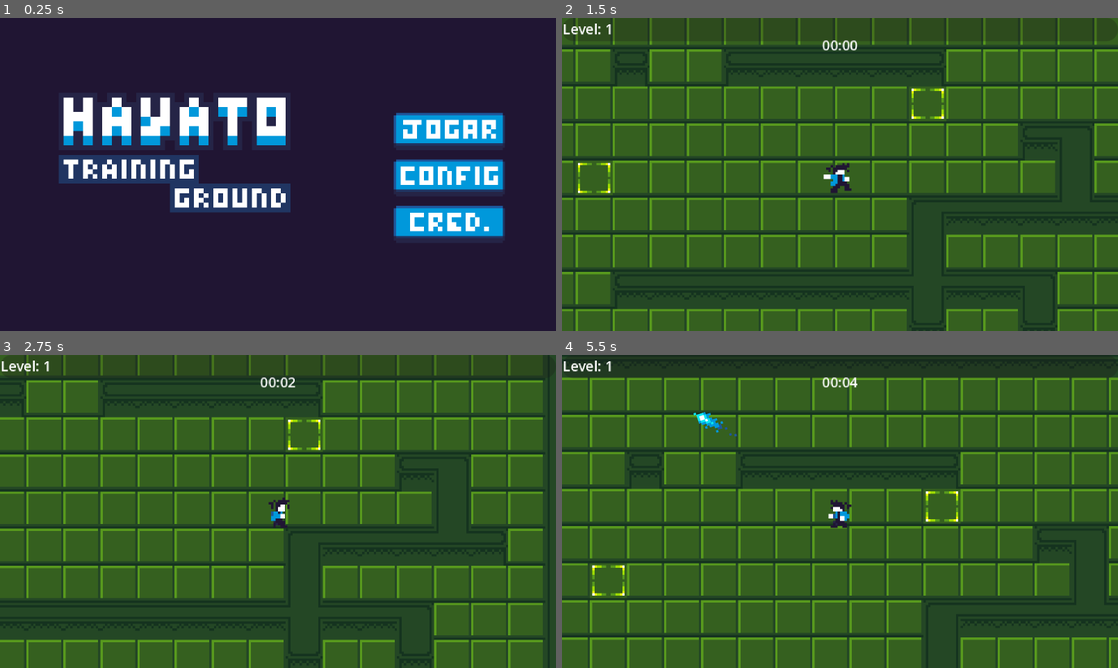
Above: before the commit, frames 1-4 (two rows, left to right).
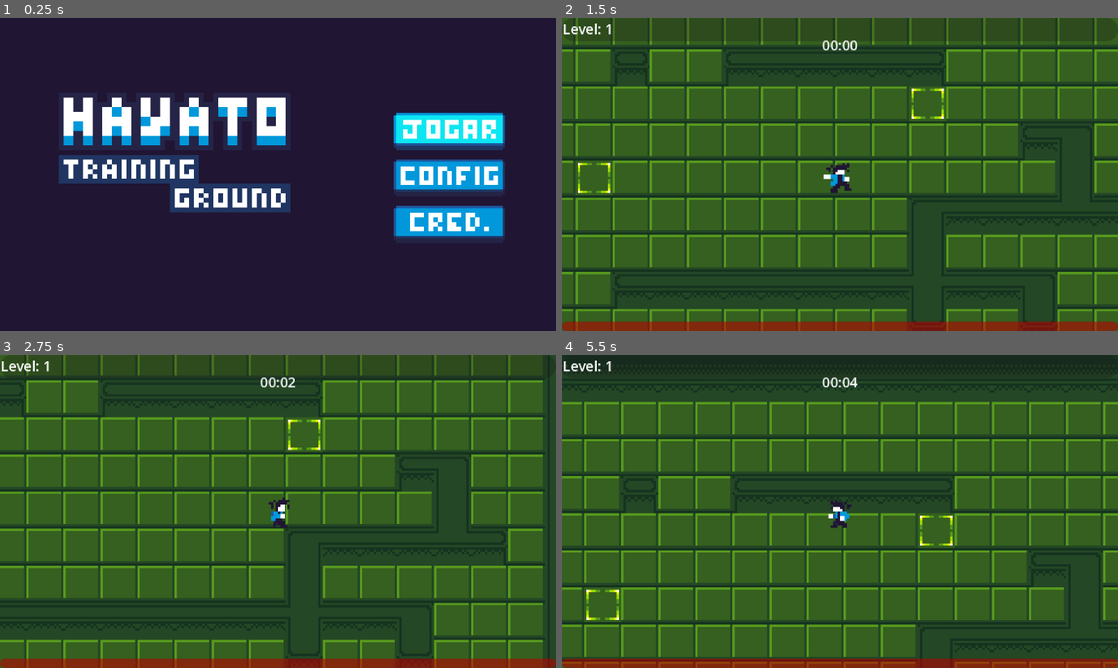
Above: after the commit, the same moments.

Repository: KleytonL/ProjetoExtensao
Game: Godot game, scene res://scenes/menus/main_menu.tscn
Same seed, same stepped clock (60 frames per second), same inputs: the game is played once before the commit and once after it. Sound files missing from this copy of the repository are replaced by a short silence.
Inputs (mouse positions are in pixels of both pictures, inside the frame that each line leads up to):
- Up to frame 1 (0.25 s): no input
- Up to frame 2 (1.5 s): click (1012, 130) at 0.5 s; hold Right (ui_right) from 1.28 s (still down); tap C (attackBtn) at 1.35 s
- Up to frame 3 (2.75 s): tap X (dashBtn) at 1.55, 2.1 s; release Right (ui_right) at 2.03 s; hold Down (ui_down) from 2.03 s (still down); tap C (attackBtn) at 2.3 s
- Up to frame 4 (5.5 s): release Down (ui_down) at 2.78 s; hold Right (ui_right) 2.78-3.53 s; tap C (attackBtn) at 2.85, 3.8, 4.35, 5.3 s; tap X (dashBtn) at 3.05, 3.6, 4.55, 5.1 s; hold Up (ui_up) 3.53-4.28 s; hold Left (ui_left) from 4.28 s (still down)

The runs differ from the first frame. In frame 1, 1.9% of the frame differs, in the area x 70-91%, y 30-43%; in frame 2, 3.1%; in frame 3, 3.1%; in frame 4, 52%, in the area x 0-100%, y 7-100%.

Commit message:
Add. UpgradeDB

Diff:
--- a/project.godot
+++ b/project.godot
@@ -19,6 +19,10 @@
 config/features=PackedStringArray("4.6", "GL Compatibility")
 config/icon="res://icon.svg"
 
+[autoload]
+
+UpgradeDatabase="*uid://b7p0akh1qctg8"
+
 [display]
 
 window/size/viewport_width=240
@@ -38,20 +42,32 @@
 
 [input]
 
+ui_accept={
+"deadzone": 0.5,
+"events": [Object(InputEventKey,"resource_local_to_scene":false,"resource_name":"","device":0,"window_id":0,"alt_pressed":false,"shift_pressed":false,"ctrl_pressed":false,"meta_pressed":false,"pressed":false,"keycode":4194309,"physical_keycode":0,"key_label":0,"unicode":0,"location":0,"echo":false,"script":null)
+, Object(InputEventKey,"resource_local_to_scene":false,"resource_name":"","device":0,"window_id":0,"alt_pressed":false,"shift_pressed":false,"ctrl_pressed":false,"meta_pressed":false,"pressed":false,"keycode":4194310,"physical_keycode":0,"key_label":0,"unicode":0,"location":0,"echo":false,"script":null)
+, Object(InputEventKey,"resource_local_to_scene":false,"resource_name":"","device":0,"window_id":0,"alt_pressed":false,"shift_pressed":false,"ctrl_pressed":false,"meta_pressed":false,"pressed":false,"keycode":32,"physical_keycode":0,"key_label":0,"unicode":32,"location":0,"echo":false,"script":null)
+, Object(InputEventJoypadButton,"resource_local_to_scene":false,"resource_name":"","device":-1,"button_index":0,"pressure":0.0,"pressed":true,"script":null)
+]
+}
 attackBtn={
 "deadzone": 0.2,
 "events": [Object(InputEventKey,"resource_local_to_scene":false,"resource_name":"","device":-1,"window_id":0,"alt_press …(191 unchanged characters)…
 , Object(InputEventJoypadButton,"resource_local_to_scene":false,"resource_name":"","device":-1,"button_index":2,"pressure":0.0,"pressed":true,"script":null)
+, Object(InputEventJoypadButton,"resource_local_to_scene":false,"resource_name":"","device":-1,"button_index":3,"pressure":0.0,"pressed":true,"script":null)
 ]
 }
 dashBtn={
 "deadzone": 0.2,
 "events": [Object(InputEventKey,"resource_local_to_scene":false,"resource_name":"","device":-1,"window_id":0,"alt_press …(192 unchanged characters)…
+, Object(InputEventJoypadButton,"resource_local_to_scene":false,"resource_name":"","device":-1,"button_index":0,"pressure":0.0,"pressed":true,"script":null)
+, Object(InputEventJoypadButton,"resource_local_to_scene":false,"resource_name":"","device":-1,"button_index":1,"pressure":0.0,"pressed":true,"script":null)
 ]
 }
 pauseBtn={
 "deadzone": 0.2,
 "events": [Object(InputEventKey,"resource_local_to_scene":false,"resource_name":"","device":-1,"window_id":0,"alt_press …(195 unchanged characters)…
+, Object(InputEventJoypadButton,"resource_local_to_scene":false,"resource_name":"","device":-1,"button_index":6,"pressure":0.0,"pressed":true,"script":null)
 ]
 }
 
--- a/scenes/character/player.tscn
+++ b/scenes/character/player.tscn
@@ -580,7 +580,7 @@
 parameters/run_anim/TimeScale/scale = 1.2000000000000028
 
 [node name="AttackResetTimer" type="Timer" parent="." unique_id=704023711]
-wait_time = 1.2
+wait_time = 0.75
 
 [node name="AttackLeapTimer" type="Timer" parent="." unique_id=230725599]
 wait_time = 0.125
@@ -604,7 +604,7 @@
 offset_right = 240.0
 offset_bottom = 135.0
 
-[node name="TimerLabel" type="Label" parent="CanvasLayer/Control" unique_id=855311992]
+[node name="lbl_timer" type="Label" parent="CanvasLayer/Control" unique_id=855311992]
 unique_name_in_owner = true
 layout_mode = 1
 anchors_preset = 5
@@ -619,6 +619,19 @@
 horizontal_alignment = 1
 vertical_alignment = 1
 
+[node name="HealthBar" type="ProgressBar" parent="CanvasLayer/Control" unique_id=1978236397]
+unique_name_in_owner = true
+modulate = Color(1, 0, 0, 1)
+layout_mode = 1
+anchors_preset = 12
+anchor_top = 1.0
+anchor_right = 1.0
+anchor_bottom = 1.0
+offset_top = -4.0
+grow_horizontal = 2
+grow_vertical = 0
+show_percentage = false
+
 [node name="ExpBar" type="ProgressBar" parent="CanvasLayer/Control" unique_id=383323475]
 unique_name_in_owner = true
 layout_mode = 0
@@ -626,7 +639,7 @@
 offset_bottom = 10.0
 show_percentage = false
 
-[node name="LevelLabel" type="Label" parent="CanvasLayer/Control/ExpBar" unique_id=1706011688]
+[node name="lbl_level" type="Label" parent="CanvasLayer/Control/ExpBar" unique_id=1706011688]
 unique_name_in_owner = true
 layout_mode = 0
 offset_right = 100.0
@@ -652,7 +665,7 @@
 grow_horizontal = 2
 grow_vertical = 2
 
-[node name="LevelUpLabel" type="Label" parent="CanvasLayer/Control/LevelPanel" unique_id=109070831]
+[node name="lbl_levelup" type="Label" parent="CanvasLayer/Control/LevelPanel" unique_id=109070831]
 layout_mode = 1
 anchors_preset = 5
 anchor_left = 0.5
--- a/scenes/menus/deathscreen.tscn
+++ b/scenes/menus/deathscreen.tscn
@@ -46,7 +46,7 @@
 anchor_bottom = 1.0
 grow_horizontal = 2
 grow_vertical = 2
-color = Color(1, 0, 0, 0.78431374)
+color = Color(1, 0, 0, 0.47058824)
 
 [node name="PanelContainer" type="PanelContainer" parent="." unique_id=1419294847]
 layout_mode = 1
--- a/scenes/menus/main_menu.tscn
+++ b/scenes/menus/main_menu.tscn
@@ -11,6 +11,10 @@
 [sub_resource type="AtlasTexture" id="AtlasTexture_flqon"]
 atlas = ExtResource("3_wu84c")
 region = Rect2(96, 0, 48, 16)
+
+[sub_resource type="AtlasTexture" id="AtlasTexture_2o76q"]
+atlas = ExtResource("3_wu84c")
+region = Rect2(48, 0, 48, 16)
 
 [sub_resource type="AtlasTexture" id="AtlasTexture_lgwnu"]
 atlas = ExtResource("3_wu84c")
@@ -28,6 +32,10 @@
 atlas = ExtResource("3_wu84c")
 region = Rect2(48, 16, 48, 16)
 
+[sub_resource type="AtlasTexture" id="AtlasTexture_6bivr"]
+atlas = ExtResource("3_wu84c")
+region = Rect2(48, 16, 48, 16)
+
 [sub_resource type="AtlasTexture" id="AtlasTexture_bqqt6"]
 atlas = ExtResource("3_wu84c")
 region = Rect2(0, 32, 48, 16)
@@ -35,6 +43,10 @@
 [sub_resource type="AtlasTexture" id="AtlasTexture_tbmy8"]
 atlas = ExtResource("3_wu84c")
 region = Rect2(96, 32, 48, 16)
+
+[sub_resource type="AtlasTexture" id="AtlasTexture_imvie"]
+atlas = ExtResource("3_wu84c")
+region = Rect2(48, 32, 48, 16)
 
 [sub_resource type="AtlasTexture" id="AtlasTexture_oa1go"]
 atlas = ExtResource("3_wu84c")
@@ -92,25 +104,40 @@
 
 [node name="play_btn" type="TextureButton" parent="VBoxContainer" unique_id=1670840545]
 layout_mode = 2
+focus_neighbor_top = NodePath("../cred_btn")
+focus_neighbor_bottom = NodePath("../config_btn")
+focus_next = NodePath("../config_btn")
+focus_previous = NodePath("../cred_btn")
 texture_normal = SubResource("AtlasTexture_5dd4i")
 texture_pressed = SubResource("AtlasTexture_flqon")
-texture_hover = SubResource("AtlasTexture_lgwnu")
+texture_hover = SubResource("AtlasTexture_2o76q")
+texture_focused = SubResource("AtlasTexture_lgwnu")
 stretch_mode = 5
 metadata/_edit_use_anchors_ = true
 
 [node name="config_btn" type="TextureButton" parent="VBoxContainer" unique_id=983532980]
 layout_mode = 2
+focus_neighbor_top = NodePath("../play_btn")
+focus_neighbor_bottom = NodePath("../cred_btn")
+focus_next = NodePath("../cred_btn")
+focus_previous = NodePath("../play_btn")
 texture_normal = SubResource("AtlasTexture_wu84c")
 texture_pressed = SubResource("AtlasTexture_rtw2f")
 texture_hover = SubResource("AtlasTexture_8ln24")
+texture_focused = SubResource("AtlasTexture_6bivr")
 stretch_mode = 5
 metadata/_edit_use_anchors_ = true
 
 [node name="cred_btn" type="TextureButton" parent="VBoxContainer" unique_id=999826929]
 layout_mode = 2
+focus_neighbor_top = NodePath("../config_btn")
+focus_neighbor_bottom = NodePath("../play_btn")
+focus_next = NodePath("../play_btn")
+focus_previous = NodePath("../config_btn")
 texture_normal = SubResource("AtlasTexture_bqqt6")
 texture_pressed = SubResource("AtlasTexture_tbmy8")
-texture_hover = SubResource("AtlasTexture_oa1go")
+texture_hover = SubResource("AtlasTexture_imvie")
+texture_focused = SubResource("AtlasTexture_oa1go")
 stretch_mode = 5
 metadata/_edit_use_anchors_ = true
 
--- a/scenes/misc/death_vfx.tscn
+++ b/scenes/misc/death_vfx.tscn
@@ -1,6 +1,6 @@
 [gd_scene format=3 uid="uid://bgb6eh8k0el10"]
 
-[ext_resource type="Texture2D" uid="uid://yrifnafnhsmp" path="res://resources/spritesheets/spritesheet_enemydeath.svg" id="1_xkhdd"]
+[ext_resource type="Texture2D" uid="uid://yrifnafnhsmp" path="res://resources/spritesheets/spritesheet-enemydeath.svg" id="1_xkhdd"]
 [ext_resource type="Script" uid="uid://c5dm1r420cc58" path="res://scripts/death_vfx.gd" id="2_nusba"]
 [ext_resource type="AudioStream" uid="uid://chl28uamx1kui" path="res://resources/audio/sfx/hurt.ogg" id="3_yhw75"]
 
--- a/scenes/misc/experience.tscn
+++ b/scenes/misc/experience.tscn
@@ -213,6 +213,7 @@
 autoplay = "exp_blue"
 
 [node name="AudioStreamPlayer" type="AudioStreamPlayer" parent="." unique_id=2113238956]
+process_mode = 3
 stream = SubResource("AudioStreamRandomizer_iudx8")
 volume_db = -22.5
 
--- a/scenes/misc/item_option.tscn
+++ b/scenes/misc/item_option.tscn
@@ -34,27 +34,39 @@
 expand_mode = 1
 stretch_mode = 1
 
-[node name="NameLabel" type="Label" parent="." unique_id=1909088671]
+[node name="lbl_name" type="Label" parent="." unique_id=1909088671]
 layout_mode = 1
 anchors_preset = -1
-anchor_left = 0.38333333
-anchor_right = 0.9166667
-anchor_bottom = 0.6
+anchor_left = 0.33333334
+anchor_top = 0.05
+anchor_right = 0.8
+anchor_bottom = 0.4
 grow_horizontal = 2
-theme_override_font_sizes/font_size = 8
-text = "SoulFire"
+theme_override_font_sizes/font_size = 4
+text = "Nome do Item"
 metadata/_edit_use_anchors_ = true
 
-[node name="LevelLabel" type="Label" parent="." unique_id=209864353]
+[node name="lbl_description" type="Label" parent="." unique_id=292381356]
 layout_mode = 1
 anchors_preset = -1
-anchor_left = 0.51666665
-anchor_top = 0.55
-anchor_right = 0.78333336
-anchor_bottom = 0.9
+anchor_left = 0.33333334
+anchor_top = 0.65
+anchor_right = 0.6333333
+anchor_bottom = 0.85
+theme_override_font_sizes/font_size = 2
+text = "Descrição de item"
+metadata/_edit_use_anchors_ = true
+
+[node name="lbl_level" type="Label" parent="." unique_id=209864353]
+layout_mode = 1
+anchors_preset = -1
+anchor_left = 0.33333334
+anchor_top = 0.35
+anchor_right = 0.51666665
+anchor_bottom = 0.6
 grow_horizontal = 0
 grow_vertical = 2
-theme_override_font_sizes/font_size = 4
+theme_override_font_sizes/font_size = 3
 text = "Level: 1"
 metadata/_edit_use_anchors_ = true
 
--- /dev/null
+++ b/scenes/misc/upgrade_database.tscn
@@ -0,0 +1,6 @@
+[gd_scene format=3 uid="uid://b7p0akh1qctg8"]
+
+[ext_resource type="Script" uid="uid://bsw7i8fsnghi0" path="res://scripts/upgrade_database.gd" id="1_ra64i"]
+
+[node name="UpgradeDatabase" type="Node" unique_id=1318970589]
+script = ExtResource("1_ra64i")
--- a/scenes/world/world.tscn
+++ b/scenes/world/world.tscn
@@ -27,6 +27,15 @@
 enemy = ExtResource("5_umvgx")
 enemy_num = 2
 enemy_spawn_delay = 5
+metadata/_custom_type_script = "uid://fqca6eefpksa"
+
+[sub_resource type="Resource" id="Resource_gb53w"]
+script = ExtResource("3_dlabj")
+time_start = 100
+time_end = 240
+enemy = ExtResource("5_umvgx")
+enemy_num = 5
+enemy_spawn_delay = 1
 metadata/_custom_type_script = "uid://fqca6eefpksa"
 
 [sub_resource type="TileSetAtlasSource" id="TileSetAtlasSource_4wyf3"]
@@ -134,7 +143,7 @@
 
 [node name="EnemySpawner" parent="." unique_id=792942877 instance=ExtResource("2_5qq27")]
 z_index = 1
-spawns = Array[ExtResource("3_dlabj")]([SubResource("Resource_xl0gr"), SubResource("Resource_q5onr")])
+spawns = Array[ExtResource("3_dlabj")]([SubResource("Resource_xl0gr"), SubResource("Resource_q5onr"), SubResource("Resource_gb53w")])
 
 [node name="TileMapLayer" type="TileMapLayer" parent="." unique_id=148254953]
 z_index = -1
--- a/scripts/deathscreen.gd
+++ b/scripts/deathscreen.gd
@@ -1,6 +1,4 @@
 extends Control
-
-@onready var player = get_tree().get_first_node_in_group("Player")
 
 func _ready():
 	hide()
@@ -13,15 +11,10 @@
 	hide()
 	get_tree().paused = false
 
-func _process(_delta: float) -> void:
-	if !player:
-		pause()
-
 func _on_restart_btn_pressed() -> void:
 	resume()
 	get_tree().change_scene_to_file("res://scenes/world/world.tscn")
 
-
 func _on_exit_btn_pressed() -> void:
 	resume()
 	get_tree().change_scene_to_file("res://scenes/menus/main_menu.tscn")
--- a/scripts/enemy_wisp.gd
+++ b/scripts/enemy_wisp.gd
@@ -13,8 +13,8 @@
 @onready var _sfx = $AudioStreamPlayer
 
 var knockback: Vector2 = Vector2.ZERO
-var exp_base = preload("res://scenes/misc/experience.tscn").instantiate()
-var death_vfx = preload("res://scenes/misc/death_vfx.tscn").instantiate()
+var exp_base = preload("res://scenes/misc/experience.tscn")
+var death_vfx = preload("res://scenes/misc/death_vfx.tscn")
 
 func _physics_process(_delta: float) -> void:
 	if player && state == States.ACTIVE:
@@ -45,10 +45,12 @@
 	_sfx.play()
 	health = health - damage
 	if health <= 0:
-		exp_base.global_position = global_position
-		death_vfx.global_position = global_position
-		get_parent().call_deferred("add_child", exp_base)
-		get_parent().call_deferred("add_child", death_vfx)
+		var new_exp = exp_base.instantiate()
+		var new_vfx = death_vfx.instantiate()
+		new_exp.global_position = global_position
+		new_vfx.global_position = global_position
+		get_parent().call_deferred("add_child", new_exp)
+		get_parent().call_deferred("add_child", new_vfx)
 		queue_free()
 
 func apply_knockback(direction: Vector2, force: float) -> void:
--- a/scripts/enemy_wisp_g2.gd
+++ b/scripts/enemy_wisp_g2.gd
@@ -13,8 +13,8 @@
 @onready var _sfx = $AudioStreamPlayer
 
 var knockback: Vector2 = Vector2.ZERO
-var exp_base = preload("res://scenes/misc/experience.tscn").instantiate()
-var death_vfx = preload("res://scenes/misc/death_vfx.tscn").instantiate()
+var exp_base = preload("res://scenes/misc/experience.tscn")
+var death_vfx = preload("res://scenes/misc/death_vfx.tscn")
 
 func _physics_process(_delta: float) -> void:
 	if player && state == States.ACTIVE:
@@ -45,10 +45,12 @@
 	_sfx.play()
 	health = health - damage
 	if health <= 0:
-		exp_base.global_position = global_position
-		death_vfx.global_position = global_position
-		get_parent().call_deferred("add_child", exp_base)
-		get_parent().call_deferred("add_child", death_vfx)
+		var new_exp = exp_base.instantiate()
+		var new_vfx = death_vfx.instantiate()
+		new_exp.global_position = global_position
+		new_vfx.global_position = global_position
+		get_parent().call_deferred("add_child", new_exp)
+		get_parent().call_deferred("add_child", new_vfx)
 		queue_free()
 
 func apply_knockback(direction: Vector2, force: float) -> void:
--- a/scripts/item_option.gd
+++ b/scripts/item_option.gd
@@ -3,11 +3,21 @@
 var item = null
 
 @onready var player = get_tree().get_first_node_in_group("Player")
+@onready var lblName = $lbl_name
+@onready var lblDescription = $lbl_description
+@onready var lblLevel = $lbl_level
+@onready var itemIcon = $ColorRect/ItemIcon
 
 signal selected_upgrade(upgrade)
 
 func _ready() -> void:
 	connect("selected_upgrade", Callable(player, "upgrade_character"))
+	if item == null:
+		item = "food"
+	lblName.text = UpgradeDatabase.UPGRADES[item]["displayname"]
+	lblDescription.text = UpgradeDatabase.UPGRADES[item]["details"]
+	lblLevel.text = UpgradeDatabase.UPGRADES[item]["level"]
+	itemIcon.texture = load(UpgradeDatabase.UPGRADES[item]["icon"])
 
 func _on_pressed() -> void:
 	emit_signal("selected_upgrade", item)
--- a/scripts/main_menu.gd
+++ b/scripts/main_menu.gd
@@ -1,15 +1,9 @@
 extends Control
 
+@onready var _start_btn: TextureButton = $VBoxContainer/play_btn
 
-# Called when the node enters the scene tree for the first time.
 func _ready() -> void:
-	pass # Replace with function body.
-
-
-# Called every frame. 'delta' is the elapsed time since the previous frame.
-#func _process(delta: float) -> void:
-#	pass
-
+	_start_btn.grab_focus()
 
 func _on_play_btn_pressed() -> void:
 	get_tree().change_scene_to_file("res://scenes/world/world.tscn")
--- a/scripts/player.gd
+++ b/scripts/player.gd
@@ -12,6 +12,7 @@
 var knockback: Vector2 = Vector2.ZERO
 
 var health: int = 100
+var max_health: int = 100
 var level = 1
 var experience = 0
 var collected_exp = 0
@@ -21,9 +22,17 @@
 @onready var _item_options = preload("res://scenes/misc/item_option.tscn")
 
 var soulfire_atkspeed = 3
-var soulfire_level = 1
+var soulfire_amount = 1
+var soulfire_level = 0
 
 var enemy_in_range: Array = []
+var upgrades_collected = []
+var upgrade_options = []
+var defense = 0
+var speed = 0
+var attack_cooldown = 0
+var attack_size = 0
+var additional_attacks = 0
 
 @onready var _sprite = $Sprite2D
 @onready var _animation = $AnimationTree
@@ -33,10 +42,12 @@
 @onready var _dash_timer = $DashTimer
 @onready var _iframes_timer = $iFramesTimer
 @onready var _sfx = $AudioStreamPlayer
+@onready var _deathscreen = $"../CanvasLayer/deathscreen"
 
 @onready var _exp_bar: ProgressBar = get_node("%ExpBar")
-@onready var _level_label: Label = get_node("%LevelLabel")
-@onready var _timer_label: Label = get_node("%TimerLabel")
+@onready var _health_bar: ProgressBar = get_node("%HealthBar")
+@onready var _level_label: Label = get_node("%lbl_level")
+@onready var _timer_label: Label = get_node("%lbl_timer")
 @onready var _level_panel: Panel = get_node("%LevelPanel")
 @onready var _upgrade_grid: VBoxContainer = get_node("%UpgradeGrid")
 
@@ -44,7 +55,7 @@
 
 func _ready():
 	set_expbar(experience, exp_capacity())
-	attack()
+	set_healthbar(health, max_health)
 
 func _physics_process(delta: float) -> void:
 	var direction_x := Input.get_axis("ui_left", "ui_right")
@@ -111,8 +122,8 @@
 		_sprite.scale.x = -1 if velocity.x < 0 else 1
 
 	elif state == States.DASH:
+		_hurtbox.call_deferred("set", "disabled", true)
 		state_machine.travel("dash_anim")
-		_hurtbox.call_deferred("set", "disabled", true)
 		canDash = false
 		await _animation.animation_finished
 		_dash_timer.start()
@@ -157,15 +168,13 @@
 func take_damage(damage: int) -> void:
 	set_state(States.HURT)
 	health = health - damage
+	set_healthbar(health, max_health)
 	_sfx.play()
 	if health <= 0:
 		on_death()
 
 func apply_knockback(direction: Vector2, force: float) -> void:
 	knockback = direction * force
-
-func on_death():
-	call_deferred("queue_free")
 
 func _on_hit_box_area_entered(area: Area2D) -> void:
 	var knockback_direction = (area.get_parent().global_position - global_position).normalized()
@@ -184,11 +193,14 @@
 	_hurtbox.call_deferred("set", "disabled", false)
 
 func _on_soulfire_timer_timeout() -> void:
-	var soulfire_instance = soulfire.instantiate()
-	soulfire_instance.position = position
-	soulfire_instance.target = get_random_target()
-	soulfire_instance.level = soulfire_level
-	add_child(soulfire_instance)
+	var soulfire_count = soulfire_amount + additional_attacks
+	while soulfire_count > 0:
+		var soulfire_instance = soulfire.instantiate()
+		soulfire_instance.position = position
+		soulfire_instance.target = get_random_target()
+		soulfire_instance.level = soulfire_level
+		add_child(soulfire_instance)
+		soulfire_count -= 1
 
 func _on_pull_range_area_entered(area: Area2D) -> void:
 	if area.is_in_group("collectables"):
@@ -241,6 +253,10 @@
 	_exp_bar.value = set_value
 	_exp_bar.max_value = set_max_value
 
+func set_healthbar(set_value = 1, set_max_value = 100):
+	_health_bar.value = set_value
+	_health_bar.max_value = set_max_value
+
 func level_up():
 	_level_label.text = str("Level: ", level)
 	_level_panel.visible = true
@@ -248,17 +264,69 @@
 	var max_options = 3
 	while options < max_options:
 		var option_choice = _item_options.instantiate()
+		option_choice.item = get_random_item()
 		_upgrade_grid.add_child(option_choice)
 		options+=1
 	get_tree().paused = true
 
 func upgrade_character(upgrade):
+	match upgrade:
+		"soulfire1":
+			soulfire_level += 1
+		"soulfire2":
+			soulfire_level += 1
+			soulfire_amount += 1
+		"soulfire3":
+			soulfire_level += 1
+		"soulfire4":
+			soulfire_level += 1
+			soulfire_amount += 1
+		"soulfire5":
+			soulfire_level += 1
+			soulfire_atkspeed -= 1
+		"soulfire6":
+			soulfire_level += 1
+			soulfire_amount += 2
+		"food":
+			health += 5
+			health = clamp(health, 0, max_health)
+
+	attack()
+	set_healthbar(health, max_health)
+
 	var option_children = _upgrade_grid.get_children()
 	for i in option_children:
 		i.queue_free()
+	upgrade_options.clear()
+	upgrades_collected.append(upgrade)
 	_level_panel.visible = false
 	get_tree().paused = false
 	calculate_exp(0)
+
+func get_random_item():
+	var datalist = []
+	for i in UpgradeDatabase.UPGRADES:
+		if i in upgrades_collected:
+			pass
+		elif i in upgrade_options:
+			pass
+		elif UpgradeDatabase.UPGRADES[i]["type"] == "item":
+			pass
+		elif UpgradeDatabase.UPGRADES[i]["prerequisite"].size() > 0:
+			var to_add = true
+			for n in UpgradeDatabase.UPGRADES[i]["prerequisite"]:
+				if not n in upgrades_collected:
+					to_add = false
+			if to_add:
+				datalist.append(i)
+		else:
+			datalist.append(i)
+	if datalist.size() > 0:
+		var random_item = datalist.pick_random()
+		upgrade_options.append(random_item)
+		return random_item
+	else:
+		return null
 
 func change_time(argtime = 0):
 	time = argtime
@@ -269,3 +337,7 @@
 	if get_seconds < 10:
 		get_seconds = str(0, get_seconds)
 	_timer_label.text = str(get_minutes, ":", get_seconds)
+
+func on_death():
+	get_tree().paused = true
+	_deathscreen.visible = true
--- /dev/null
+++ b/scripts/upgrade_database.gd
@@ -0,0 +1,62 @@
+extends Node
+
+const ICON_PATH = "res://resources/spritesheets/"
+const WEAPON_PATH = "res://resources/spritesheets/"
+const UPGRADES = {
+	"soulfire1": {
+		"icon": WEAPON_PATH + "spritesheet-soulfire.svg",
+		"displayname": "Soulfire",
+		"details": "Sua alma erradia esperança!",
+		"level": "Level 1",
+		"prerequisite": [],
+		"type": "weapon"
+	},
+	"soulfire2": {
+		"icon": WEAPON_PATH + "spritesheet-soulfire.svg",
+		"displayname": "Soulfire",
+		"details": "Dispara 1 projétil adicional.",
+		"level": "Level 2",
+		"prerequisite": ["soulfire1"],
+		"type": "weapon"
+	},
+	"soulfire3": {
+		"icon": WEAPON_PATH + "spritesheet-soulfire.svg",
+		"displayname": "Soulfire",
+		"details": "Sua soulfire pode acertar 2 inimigos.",
+		"level": "Level 3",
+		"prerequisite": ["soulfire2"],
+		"type": "weapon"
+	},
+	"soulfire4": {
+		"icon": WEAPON_PATH + "spritesheet-soulfire.svg",
+		"displayname": "Soulfire",
+		"details": "Dispara 1 projétil adicional.",
+		"level": "Level 4",
+		"prerequisite": ["soulfire3"],
+		"type": "weapon"
+	},
+	"soulfire5": {
+		"icon": WEAPON_PATH + "spritesheet-soulfire.svg",
+		"displayname": "Soulfire",
+		"details": "Aumenta velocidade e cadência de disparo.",
+		"level": "Level 5",
+		"prerequisite": ["soulfire4"],
+		"type": "weapon"
+	},
+	"soulfire6": {
+		"icon": WEAPON_PATH + "spritesheet-soulfire.svg",
+		"displayname": "Soulfire",
+		"details": "Aumenta o dano em 2 e pode acertar até 3 inimigos.",
+		"level": "Level MAX",
+		"prerequisite": ["soulfire5"],
+		"type": "weapon"
+	},
+	"food": {
+		"icon": ICON_PATH + "spritesheet-hayato.svg",
+		"displayname": "Comida",
+		"details": "Restaura 5 de vida!",
+		"level": "N/A",
+		"prerequisite": [],
+		"type": "item"
+	}
+}
--- a/scripts/weapon_soulfire.gd
+++ b/scripts/weapon_soulfire.gd
@@ -4,7 +4,7 @@
 var health = 1
 var speed = 75
 var damage = 5
-var knockback = 100
+var knockback = 10
 var atk_size = 1.0
 
 var target = Vector2.ZERO
@@ -22,7 +22,37 @@
 			speed = 75
 			damage = 5
 			knockback = 10
-			atk_size = 1.0
+			atk_size = 1.0 * (1 + player.attack_size)
+		2:
+			health = 1
+			speed = 75
+			damage = 5
+			knockback = 10
+			atk_size = 1.0 * (1 + player.attack_size)
+		3:
+			health = 2
+			speed = 75
+			damage = 5
+			knockback = 10
+			atk_size = 1.0 * (1 + player.attack_size)
+		4:
+			health = 2
+			speed = 75
+			damage = 5
+			knockback = 10
+			atk_size = 1.0 * (1 + player.attack_size)
+		5:
+			health = 2
+			speed = 100
+			damage = 5
+			knockback = 10
+			atk_size = 1.0 * (1 + player.attack_size)
+		6:
+			health = 3
+			speed = 100
+			damage = 7
+			knockback = 10
+			atk_size = 1.0 * (1 + player.attack_size)
 
 func _physics_process(delta: float) -> void:
 	position += angle * speed * delta
Renamed: resources/spritesheets/spritesheet_enemydeath.svg -> resources/spritesheets/spritesheet-enemydeath.svg
Not shown, changed: resources/spritesheets/spritesheet-enemydeath.svg.import
Not shown, added: scripts/upgrade_database.gd.uid
